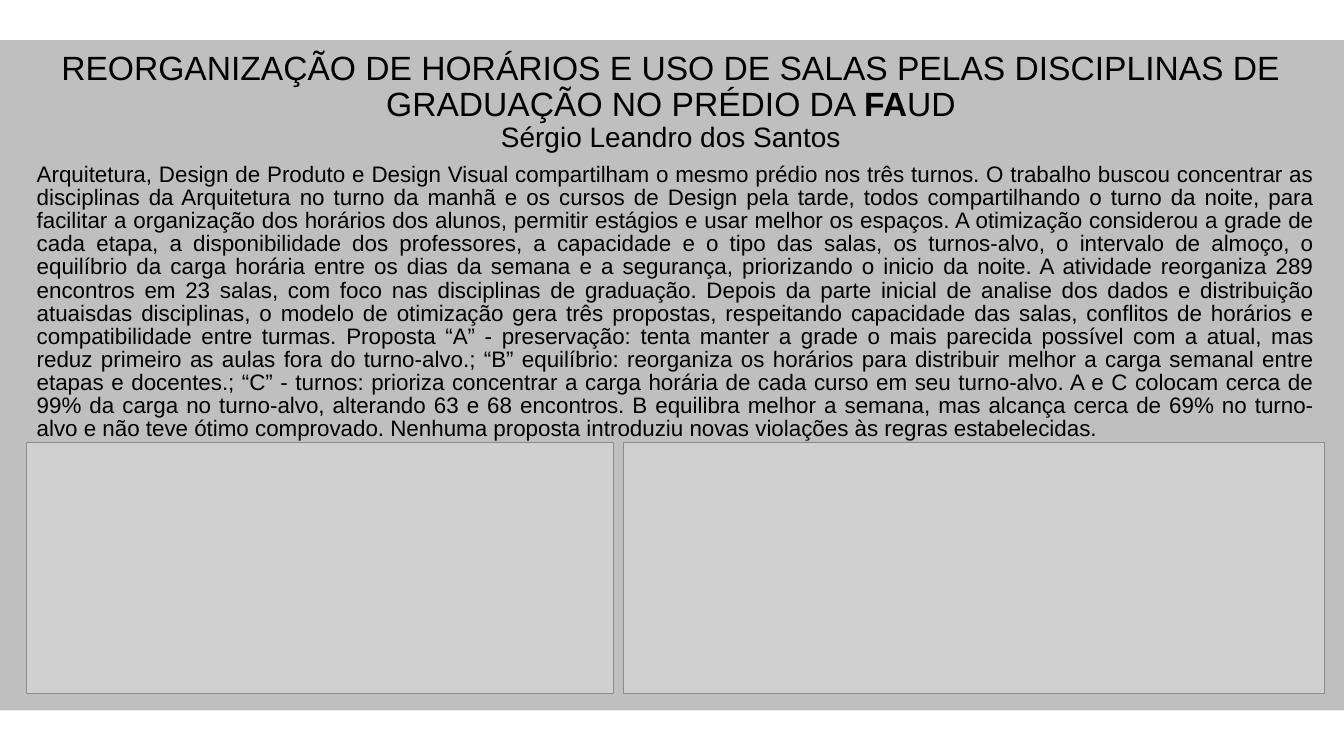
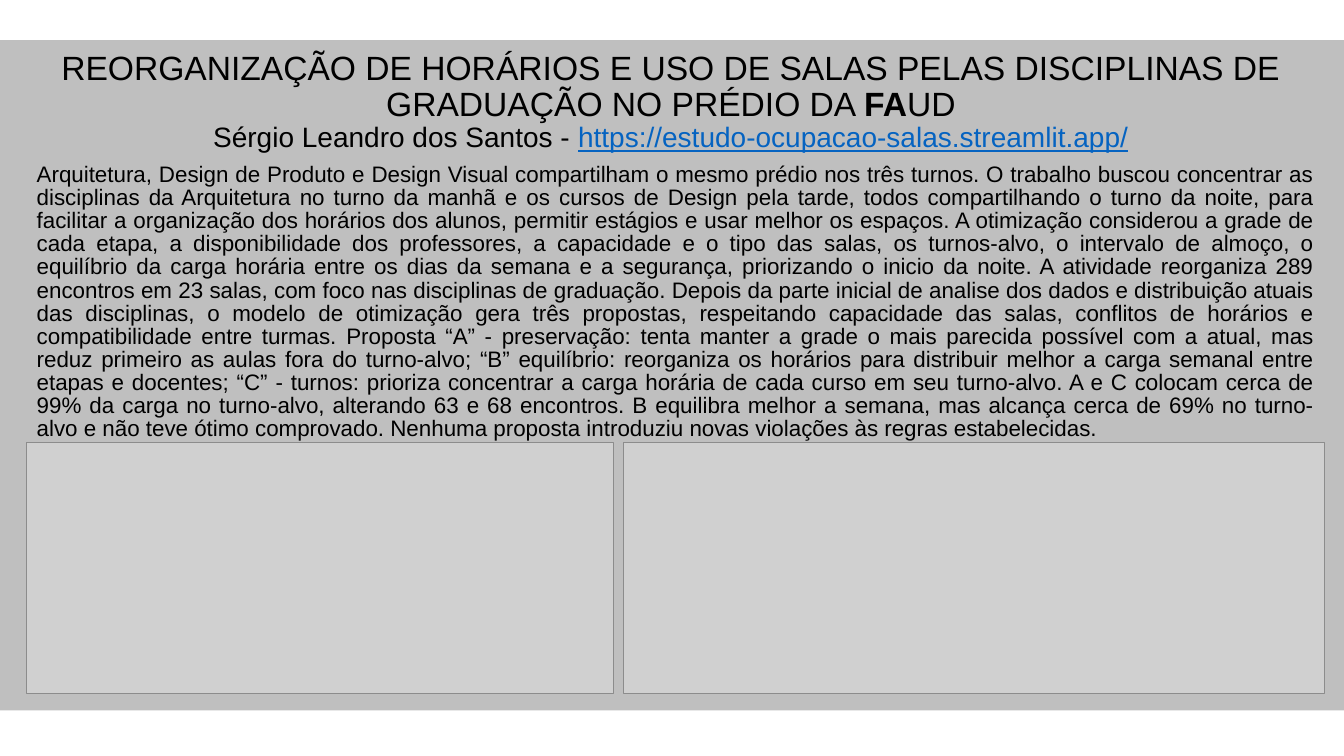
Before and after one commit to SergioProf/IA001, a slide deck: slide 1 of entregas/Entrega04.pptx. Drawn at 1344x756 pixels with LibreOffice and Linux fonts; fonts in the diff are those of the drawing; grey boxes stand for pictures. Boxes give left, top, right and bottom in pixels: in the first picture for what was removed or moved away, otherwise in the second. Text is boxed around its words. In the diff, an @@ line names an element or a change of style, - is before the commit and + after.

Commit message:
trabalho Final

```diff
--- a/entregas/Entrega04.pptx
+++ b/entregas/Entrega04.pptx
@@ title at bbox=[61, 53, 1280, 153]: text changed @@
-REORGANIZAÇÃO DE HORÁRIOS E USO DE SALAS PELAS DISCIPLINAS DE GRADUAÇÃO NO PRÉDIO DA FAUD
-Sérgio Leandro dos Santos
+REORGANIZAÇÃO DE HORÁRIOS E USO DE SALAS PELAS DISCIPLINAS DE GRADUAÇÃO NO PRÉDIO DA FAUD
+Sérgio Leandro dos Santos - https://estudo-ocupacao-salas.streamlit.app/
@@ subtitle at bbox=[37, 165, 1313, 441]: text changed @@
-Arquitetura, Design de Produto e Design Visual compartilham o mesmo prédio nos três turnos. O trabalho buscou concentrar as disciplinas da Arquitetura no turno da manhã e os cursos de Design pela tarde, todos compartilhando o turno da noite, para facilitar a organização dos horários dos alunos, permitir estágios e usar melhor os espaços. A otimização considerou a grade de cada etapa, a disponibilidade dos professores, a capacidade e o tipo das salas, os turnos-alvo, o intervalo de almoço, o equilíbrio da carga horária entre os dias da semana e a segurança, priorizando o inicio da noite. A atividade reorganiza 289 encontros em 23 salas, com foco nas disciplinas de graduação. Depois da parte inicial de analise dos dados e distribuição atuaisdas disciplinas, o modelo de otimização gera três propostas, respeitando capacidade das salas, conflitos de horários e compatibilidade entre turmas. Proposta “A” - preservação: tenta manter a grade o mais parecida possível com a atual, mas reduz primeiro as aulas fora do turno-alvo.; “B” equilíbrio: reorganiza os horários para distribuir melhor a carga semanal entre etapas e docentes.; “C” - turnos: prioriza concentrar a carga horária de cada curso em seu turno-alvo. A e C colocam cerca de 99% da carga no turno-alvo, alterando 63 e 68 encontros. B equilibra melhor a semana, mas alcança cerca de 69% no turno-alvo e não teve ótimo comprovado. Nenhuma proposta introduziu novas violações às regras estabelecidas.
+Arquitetura, Design de Produto e Design Visual compartilham o mesmo prédio nos três turnos. O trabalho buscou concentrar as disciplinas da Arquitetura no turno da manhã e os cursos de Design pela tarde, todos compartilhando o turno da noite, para facilitar a organização dos horários dos alunos, permitir estágios e usar melhor os espaços. A otimização considerou a grade de cada etapa, a disponibilidade dos professores, a capacidade e o tipo das salas, os turnos-alvo, o intervalo de almoço, o equilíbrio da carga horária entre os dias da semana e a segurança, priorizando o inicio da noite. A atividade reorganiza 289 encontros em 23 salas, com foco nas disciplinas de graduação. Depois da parte inicial de analise dos dados e distribuição atuais das disciplinas, o modelo de otimização gera três propostas, respeitando capacidade das salas, conflitos de horários e compatibilidade entre turmas. Proposta “A” - preservação: tenta manter a grade o mais parecida possível com a atual, mas reduz primeiro as aulas fora do turno-alvo; “B” equilíbrio: reorganiza os horários para distribuir melhor a carga semanal entre etapas e docentes; “C” - turnos: prioriza concentrar a carga horária de cada curso em seu turno-alvo. A e C colocam cerca de 99% da carga no turno-alvo, alterando 63 e 68 encontros. B equilibra melhor a semana, mas alcança cerca de 69% no turno-alvo e não teve ótimo comprovado. Nenhuma proposta introduziu novas violações às regras estabelecidas.
```
Also in this commit, not shown: 3 other files.
